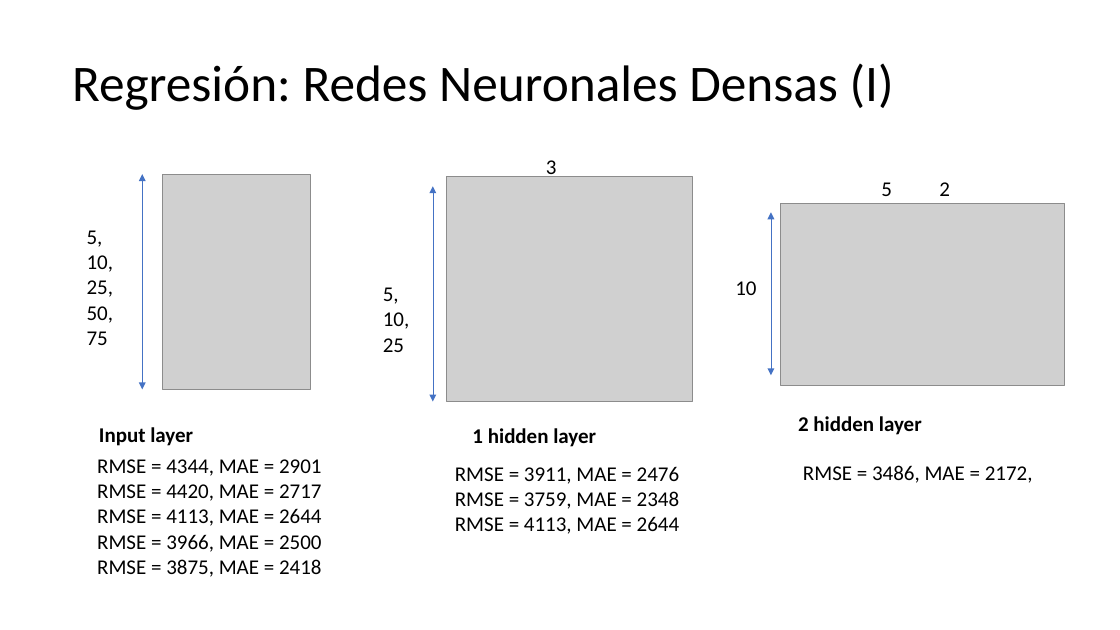
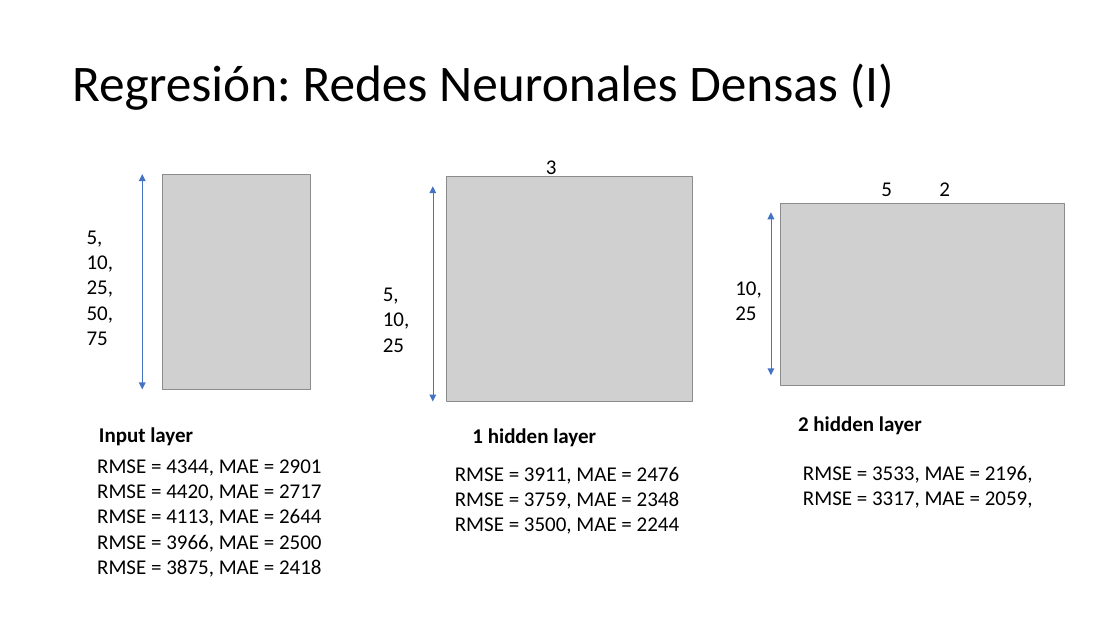
Before and after one commit to karinSalazar/Grupo_5, a slide deck: slide 19 of PROYECTO1_v2.pptx (slide 18 before the commit). Drawn at 1120x630 pixels with LibreOffice and Linux fonts; fonts in the diff are those of the drawing; grey boxes stand for pictures. Boxes give left, top, right and bottom in pixels: in the first picture for what was removed or moved away, otherwise in the second. Text is boxed around its words. In the diff, an @@ line names an element or a change of style, - is before the commit and + after.

```diff
--- a/PROYECTO1_v2.pptx
+++ b/PROYECTO1_v2.pptx
@@ text at <box>735,281,761,320</box>: text changed @@
-10
+10,
+25
@@ text at <box>803,465,1033,508</box>: text changed @@
-RMSE = 3486, MAE = 2172,
+RMSE = 3533, MAE = 2196,
+RMSE = 3317, MAE = 2059,
@@ text at <box>455,517,680,534</box>: text changed @@
-RMSE = 4113, MAE = 2644
+RMSE = 3500, MAE = 2244
```
Also in this commit, not shown: 2 other slides changed, 1 slide added, 1 other file.
